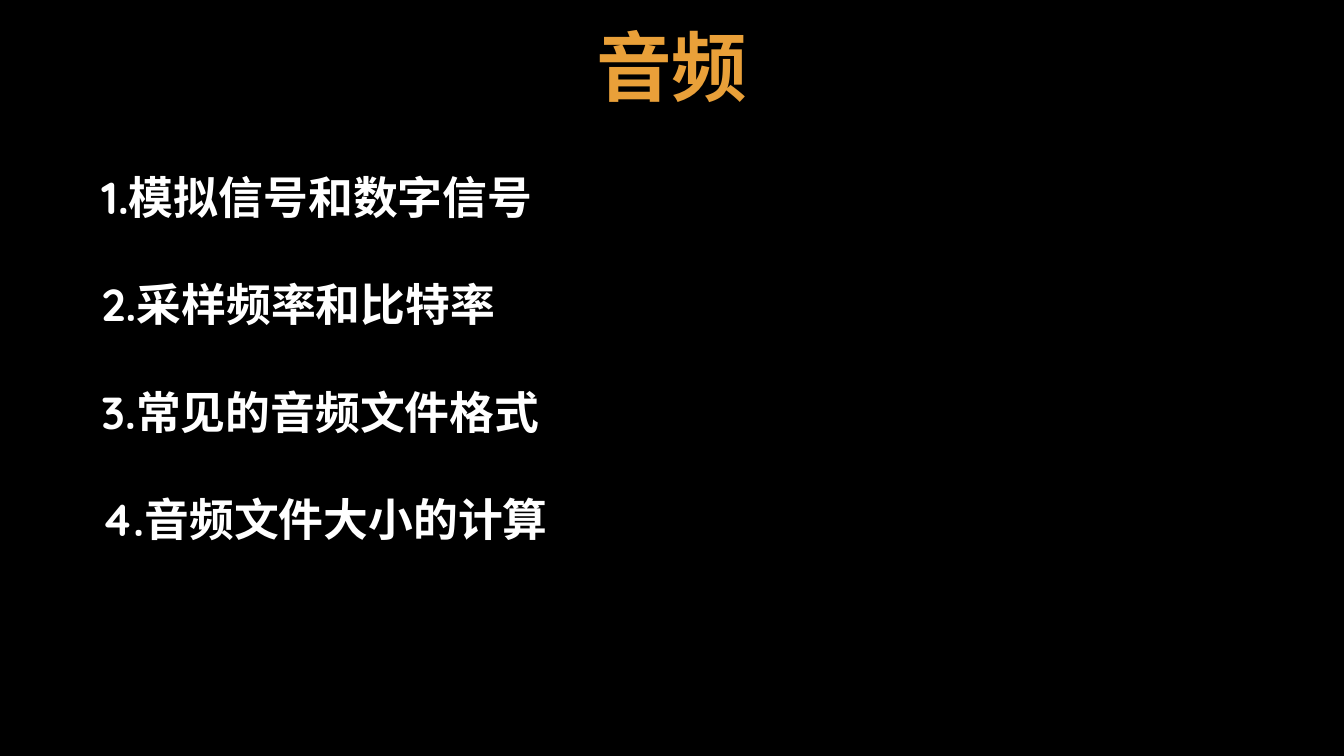
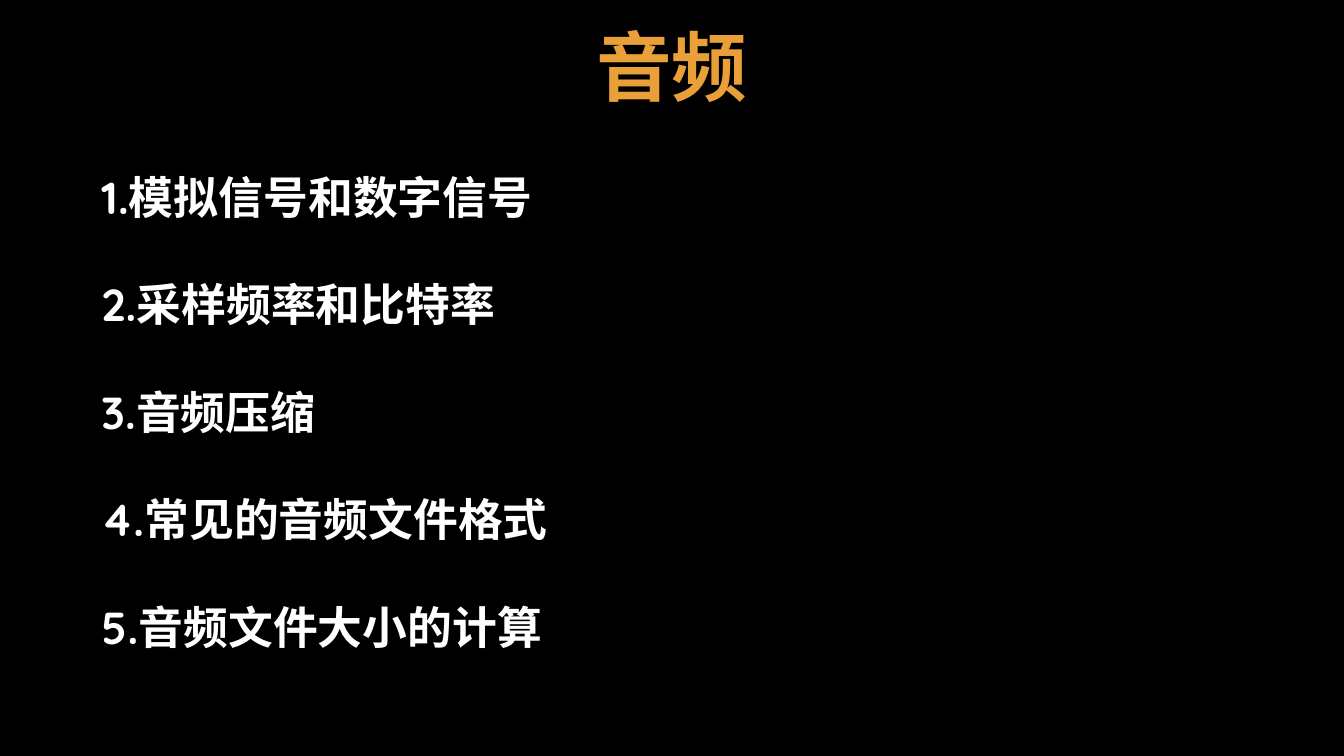
Before and after one commit to TomisTony/Techshare, a slide deck: slide 3 of 初探多媒体.pptx. Drawn at 1344x756 pixels with LibreOffice and Linux fonts; fonts in the diff are those of the drawing; background and template pictures are left out. Boxes give left, top, right and bottom in pixels: in the first picture for what was removed or moved away, otherwise in the second. Text is boxed around its words. In the diff, an @@ line names an element or a change of style, - is before the commit and + after.

```diff
--- a/初探多媒体.pptx
+++ b/初探多媒体.pptx
@@ text at (x1=101, y1=390, x2=547, y2=648): text changed @@
-3.常见的音频文件格式
-4.音频文件大小的计算
+3.音频压缩
+4.常见的音频文件格式
+5.音频文件大小的计算
```
Also in this commit, not shown: 1 other slide changed, 12 slides added, 1 slide removed, 12 other files.
